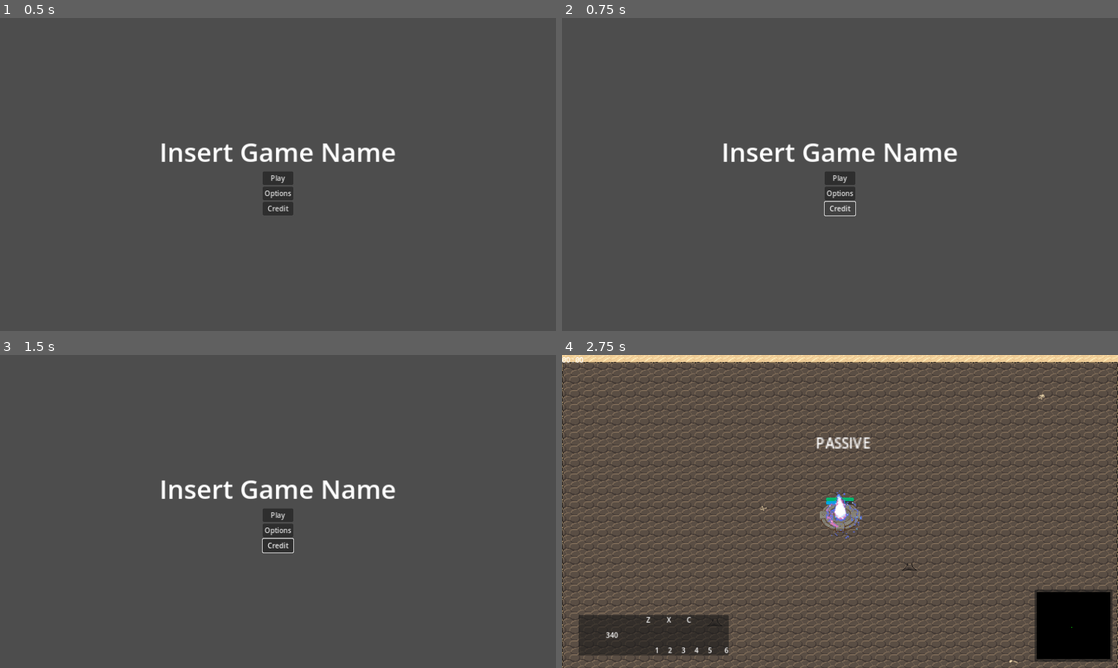
Above: before the commit, frames 1-4 (two rows, left to right).
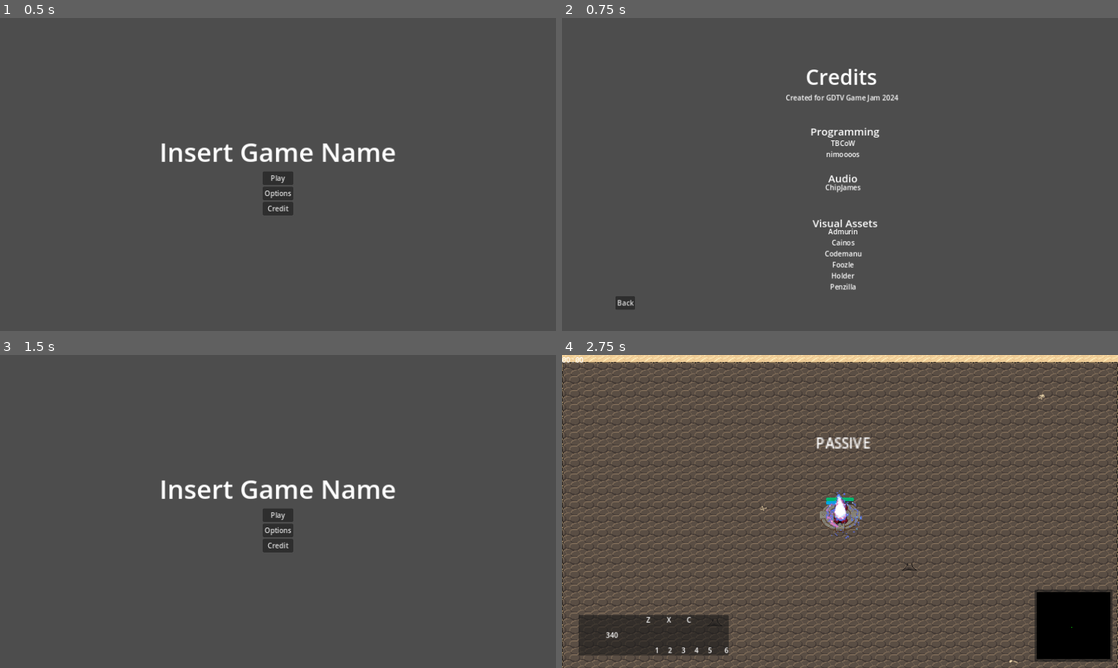
Above: after the commit, the same moments.

Repository: GDTV-Game-Jam-2024/GDTV
Game: Godot game, scene res://Scenes/main_menu.tscn
The game is run twice, just before and just after one commit, with the same random seed, the same clock (stepped at 60 frames per second) and the same inputs. The engine's default icon, where the game draws it, is replaced by a stand-in: a white triangle on a blue panel in a dark square.
Inputs (mouse positions are in pixels of both pictures, inside the frame that each line leads up to):
- Up to frame 1 (0.5 s): no input
- Up to frame 2 (0.75 s): click "Credit" at 0.5 s
- Up to frame 3 (1.5 s): click (61, 639) at 1.25 s, where only the run after the commit has a clickable "Back"
- Up to frame 4 (2.75 s): click "Play" at 2 s

Frame 1 is identical in both runs. In frame 2, 3.1% of the frame differs, in the area x 9-72%, y 16-94%; in frame 3, less than 0.1%; in frame 4, less than 0.1%.

Commit message:
Numbers adjustments and credits (#38)
* numbers adjustments

player can fire for too long and run out of mana
boar actually killable
player dps increase

* Update spawn_portal.gd

spawn rate adjusted

* Speed adjustments

sped down to reasonable levels

* Portal re-added

* Character animation update

faces correct direction now
also optimized function in the process slightly

* Basic credits

Diff:
--- /dev/null
+++ b/Scenes/Button.gd
@@ -0,0 +1,14 @@
+extends Button
+
+
+# Called when the node enters the scene tree for the first time.
+func _ready():
+	pass # Replace with function body.
+
+
+# Called every frame. 'delta' is the elapsed time since the previous frame.
+func _process(delta):
+	pass
+
+func _on_button_press():
+	get_tree().change_scene_to_file("res://Scenes/main_menu.tscn")
--- /dev/null
+++ b/Scenes/credits.tscn
@@ -0,0 +1,95 @@
+[gd_scene load_steps=5 format=3 uid="uid://dvqmk7o00ne0v"]
+
+[ext_resource type="Script" path="res://Scenes/Button.gd" id="1_ac87a"]
+
+[sub_resource type="LabelSettings" id="LabelSettings_jo048"]
+font_size = 48
+shadow_size = 3
+
+[sub_resource type="GDScript" id="GDScript_dnm3i"]
+
+[sub_resource type="Shortcut" id="Shortcut_b2qro"]
+script = SubResource("GDScript_dnm3i")
+
+[node name="Credits" type="Node2D"]
+
+[node name="Label" type="Label" parent="."]
+offset_left = 561.0
+offset_top = 101.0
+offset_right = 725.0
+offset_bottom = 168.0
+size_flags_horizontal = 3
+size_flags_vertical = 3
+text = "Credits
+"
+label_settings = SubResource("LabelSettings_jo048")
+horizontal_alignment = 1
+
+[node name="Label2" type="Label" parent="."]
+offset_left = 515.0
+offset_top = 172.0
+offset_right = 774.0
+offset_bottom = 195.0
+text = "Created for GDTV Game Jam 2024"
+
+[node name="Label3" type="Label" parent="."]
+offset_left = 480.0
+offset_top = 226.0
+offset_right = 814.0
+offset_bottom = 700.0
+text = "
+
+TBCoW
+nimoooos
+
+
+ChipJames
+
+
+
+Admurin
+Cainos
+Codemanu
+Foozle
+Holder
+Penzilla"
+horizontal_alignment = 1
+
+[node name="Label" type="Label" parent="Label3"]
+layout_mode = 0
+offset_left = 92.0
+offset_top = 17.0
+offset_right = 250.0
+offset_bottom = 51.0
+theme_override_font_sizes/font_size = 24
+text = "Programming"
+
+[node name="Label2" type="Label" parent="Label3"]
+layout_mode = 0
+offset_left = 133.0
+offset_top = 125.0
+offset_right = 291.0
+offset_bottom = 159.0
+theme_override_font_sizes/font_size = 24
+text = "Audio"
+
+[node name="Label3" type="Label" parent="Label3"]
+layout_mode = 0
+offset_left = 97.0
+offset_top = 228.0
+offset_right = 255.0
+offset_bottom = 262.0
+theme_override_font_sizes/font_size = 24
+text = "Visual Assets"
+
+[node name="Button" type="Button" parent="."]
+offset_left = 123.0
+offset_top = 640.0
+offset_right = 168.0
+offset_bottom = 671.0
+shortcut = SubResource("Shortcut_b2qro")
+text = "Back
+"
+script = ExtResource("1_ac87a")
+
+[connection signal="pressed" from="Button" to="Button" method="_on_button_press"]
--- a/Scenes/game.tscn
+++ b/Scenes/game.tscn
@@ -390,4 +390,5 @@
 [node name="NPC" parent="." instance=ExtResource("5_2u6hb")]
 position = Vector2(1920, 1082)
 
+
 [node name="UI" parent="." instance=ExtResource("6_4jpyb")]
--- a/Scenes/player.tscn
+++ b/Scenes/player.tscn
@@ -1,8 +1,9 @@
-[gd_scene load_steps=72 format=3 uid="uid://cek5sqgdxjiga"]
+[gd_scene load_steps=83 format=3 uid="uid://cek5sqgdxjiga"]
 
 [ext_resource type="Texture2D" uid="uid://bap7wf1jybhan" path="res://Sprites/characterBlue.png" id="1_fmk5q"]
 [ext_resource type="Script" path="res://Scripts/player.gd" id="1_y3vyn"]
 [ext_resource type="Texture2D" uid="uid://cy0cllfrxgjml" path="res://Sprites/Character8Dir(1).png" id="3_vx3ox"]
+[ext_resource type="Texture2D" uid="uid://cq7k77eabe4rs" path="res://Sprites/AnimationSheet_Character.png" id="4_7gpwh"]
 [ext_resource type="PackedScene" uid="uid://dhqb05n80ug84" path="res://Scenes/Weapons/wand_basic.tscn" id="4_8cw4y"]
 [ext_resource type="PackedScene" uid="uid://c62eojw5snk6o" path="res://Scenes/Weapons/wand_fast.tscn" id="5_c2kqe"]
 [ext_resource type="PackedScene" uid="uid://dbma3nrn7yo2q" path="res://Scenes/Weapons/wand_shot.tscn" id="6_acquv"]
@@ -190,6 +191,46 @@
 atlas = ExtResource("3_vx3ox")
 region = Rect2(96, 48, 16, 24)
 
+[sub_resource type="AtlasTexture" id="AtlasTexture_6iuka"]
+atlas = ExtResource("4_7gpwh")
+region = Rect2(0, 0, 32, 32)
+
+[sub_resource type="AtlasTexture" id="AtlasTexture_pfv78"]
+atlas = ExtResource("4_7gpwh")
+region = Rect2(32, 0, 32, 32)
+
+[sub_resource type="AtlasTexture" id="AtlasTexture_ynkj7"]
+atlas = ExtResource("4_7gpwh")
+region = Rect2(0, 96, 32, 32)
+
+[sub_resource type="AtlasTexture" id="AtlasTexture_sdqce"]
+atlas = ExtResource("4_7gpwh")
+region = Rect2(32, 96, 32, 32)
+
+[sub_resource type="AtlasTexture" id="AtlasTexture_4bbxh"]
+atlas = ExtResource("4_7gpwh")
+region = Rect2(64, 96, 32, 32)
+
+[sub_resource type="AtlasTexture" id="AtlasTexture_vsvao"]
+atlas = ExtResource("4_7gpwh")
+region = Rect2(96, 96, 32, 32)
+
+[sub_resource type="AtlasTexture" id="AtlasTexture_yhptu"]
+atlas = ExtResource("4_7gpwh")
+region = Rect2(128, 96, 32, 32)
+
+[sub_resource type="AtlasTexture" id="AtlasTexture_2e846"]
+atlas = ExtResource("4_7gpwh")
+region = Rect2(160, 96, 32, 32)
+
+[sub_resource type="AtlasTexture" id="AtlasTexture_rb1rb"]
+atlas = ExtResource("4_7gpwh")
+region = Rect2(192, 96, 32, 32)
+
+[sub_resource type="AtlasTexture" id="AtlasTexture_rpnlv"]
+atlas = ExtResource("4_7gpwh")
+region = Rect2(224, 96, 32, 32)
+
 [sub_resource type="SpriteFrames" id="SpriteFrames_wb2g2"]
 animations = [{
 "frames": [{
@@ -391,6 +432,46 @@
 "loop": true,
 "name": &"Walk_W",
 "speed": 5.0
+}, {
+"frames": [{
+"duration": 1.0,
+"texture": SubResource("AtlasTexture_6iuka")
+}, {
+"duration": 1.0,
+"texture": SubResource("AtlasTexture_pfv78")
+}],
+"loop": true,
+"name": &"newIdle_E",
+"speed": 5.0
+}, {
+"frames": [{
+"duration": 1.0,
+"texture": SubResource("AtlasTexture_ynkj7")
+}, {
+"duration": 1.0,
+"texture": SubResource("AtlasTexture_sdqce")
+}, {
+"duration": 1.0,
+"texture": SubResource("AtlasTexture_4bbxh")
+}, {
+"duration": 1.0,
+"texture": SubResource("AtlasTexture_vsvao")
+}, {
+"duration": 1.0,
+"texture": SubResource("AtlasTexture_yhptu")
+}, {
+"duration": 1.0,
+"texture": SubResource("AtlasTexture_2e846")
+}, {
+"duration": 1.0,
+"texture": SubResource("AtlasTexture_rb1rb")
+}, {
+"duration": 1.0,
+"texture": SubResource("AtlasTexture_rpnlv")
+}],
+"loop": true,
+"name": &"newWalk_E",
+"speed": 8.0
 }]
 
 [sub_resource type="Animation" id="Animation_gc163"]
@@ -893,6 +974,7 @@
 show_percentage = false
 
 [node name="Player_sprite" type="Sprite2D" parent="."]
+visible = false
 texture = ExtResource("1_fmk5q")
 
 [node name="CollisionShape2D" type="CollisionShape2D" parent="."]
@@ -902,8 +984,9 @@
 [node name="AnimatedSprite2D" type="AnimatedSprite2D" parent="."]
 scale = Vector2(2, 2)
 sprite_frames = SubResource("SpriteFrames_wb2g2")
-animation = &"Walk_N"
-frame = 3
+animation = &"newIdle_E"
+frame = 1
+frame_progress = 0.927661
 
 [node name="AnimationPlayer" type="AnimationPlayer" parent="."]
 reset_on_save = false
--- a/Scripts/main_menu.gd
+++ b/Scripts/main_menu.gd
@@ -15,5 +15,5 @@
 
 
 func _on_button_pressed_credits() -> void:
-	print("Credits button pressed")
+	go_to_scene("res://Scenes/credits.tscn")
 	pass # Replace with function body.
--- a/Scripts/player.gd
+++ b/Scripts/player.gd
@@ -60,9 +60,9 @@
 			isWalking = true
 
 		# sprite faces cursor
-		var angle : float = (get_viewport().get_mouse_position() - position).angle()
+		#var angle : float = (get_viewport().get_mouse_position() - position).angle()
 		# set animation
-		animate_sprite(angle, isWalking)
+		animate_sprite(isWalking)
 
 
 # Like _process, but called every physics frame (60fps)
@@ -229,38 +229,47 @@
 
 # convert radian to one of 8 cardinal directions
 func angle_to_direction(angle : float):
-	if abs(angle)<PI/8:
+	if abs(angle)<PI/2:
 		return CARDINAL_DIRECTION.E
-	if abs(angle)>PI*7/8:
+	else:
 		return CARDINAL_DIRECTION.W
-	if angle>0:
-		if angle<PI*3/8:
-			return CARDINAL_DIRECTION.SE
-		if angle<PI*5/8:
-			return CARDINAL_DIRECTION.S
-		if angle<PI*7/8:
-			return CARDINAL_DIRECTION.SW
-	else:
-		if angle>PI*-3/8:
-			return CARDINAL_DIRECTION.NE
-		if angle>PI*-5/8:
-			return CARDINAL_DIRECTION.N
-		if angle>PI*-7/8:
-			return CARDINAL_DIRECTION.NW
+	#if abs(angle)<PI/8:
+		#return CARDINAL_DIRECTION.E
+	#if abs(angle)>PI*7/8:
+		#return CARDINAL_DIRECTION.W
+	#if angle>0:
+		#if angle<PI*3/8:
+			#return CARDINAL_DIRECTION.SE
+		#if angle<PI*5/8:
+			#return CARDINAL_DIRECTION.S
+		#if angle<PI*7/8:
+			#return CARDINAL_DIRECTION.SW
+	#else:
+		#if angle>PI*-3/8:
+			#return CARDINAL_DIRECTION.NE
+		#if angle>PI*-5/8:
+			#return CARDINAL_DIRECTION.N
+		#if angle>PI*-7/8:
+			#return CARDINAL_DIRECTION.NW
 
 
 # pick which animation to show based on angle and isWalking
-func animate_sprite(angle : float, isWalking : bool) -> void:
-	var direction = angle_to_direction(angle)
-	var walk_state : String = ""
+func animate_sprite(isWalking : bool) -> void:
+	#var direction = angle_to_direction(angle)
 	var enum_to_string_dict : Dictionary = {
 		0: "N", 1: "NE", 2: "E", 3: "SE",
 		4: "S", 5: "SW", 6: "W", 7: "NW"
 	}
+	var direction = get_viewport().get_mouse_position().x
 
 	if isWalking:
-		walk_state = "Walk"
+		$AnimatedSprite2D.play("newWalk_E")
 	else:
-		walk_state = "Idle"
-	var animation_name : String = walk_state + "_" + enum_to_string_dict[direction]
-	$AnimatedSprite2D.play(animation_name)
+		$AnimatedSprite2D.play("newIdle_E")
+
+	if direction>640:
+		$AnimatedSprite2D.flip_h=false
+	else:
+		$AnimatedSprite2D.flip_h=true
+
+	#var animation_name : String = walk_state + "_" + enum_to_string_dict[direction]
Binary file added: Sprites/AnimationSheet_Character.png
Not shown, added: Sprites/AnimationSheet_Character.png.import
